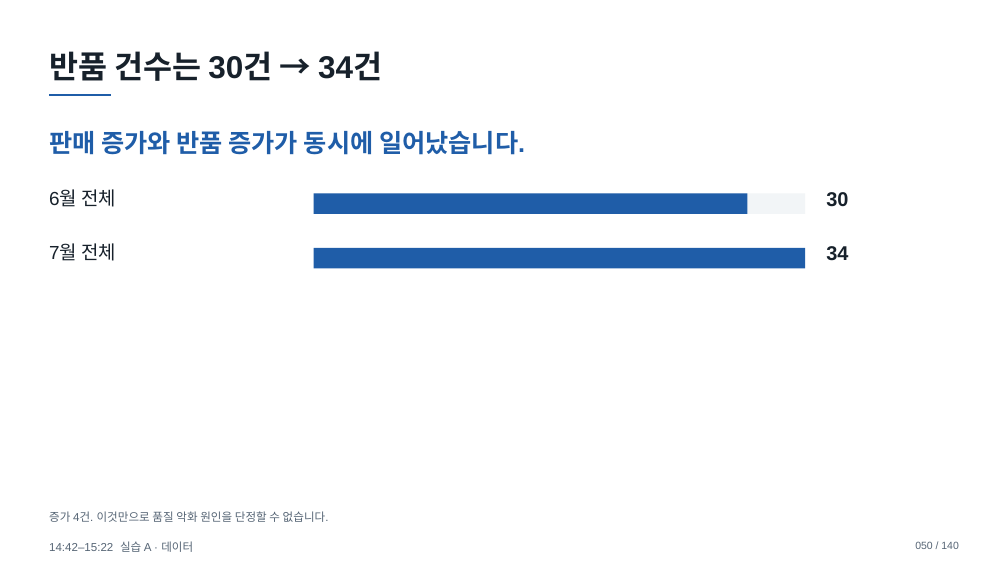
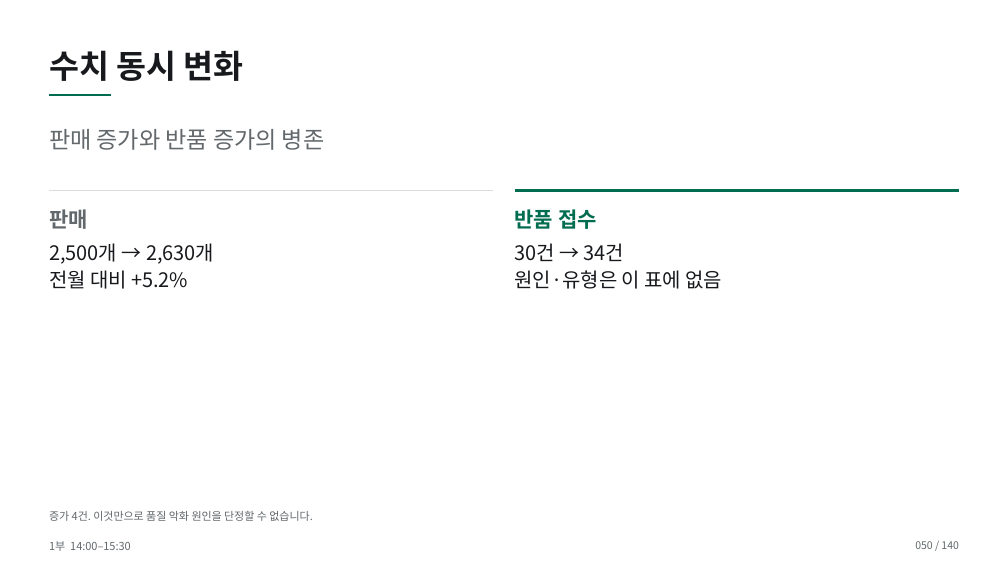
Before and after one commit to smilesjcha/how-to-work-better, a slide deck: slide 50 of lectures/20261007-daeryzen-ai-office/output/daeryzen-ai-office-20261007.pptx. Drawn at 1008x567 pixels with LibreOffice and Linux fonts; fonts in the diff are those of the drawing. Boxes give left, top, right and bottom in pixels: in the first picture for what was removed or moved away, otherwise in the second. Text is boxed around its words. In the diff, an @@ line names an element or a change of style, - is before the commit and + after.

```diff
--- a/lectures/20261007-daeryzen-ai-office/output/daeryzen-ai-office-20261007.pptx
+++ b/lectures/20261007-daeryzen-ai-office/output/daeryzen-ai-office-20261007.pptx
@@ text at (49, 50, 244, 81): text changed; size 30 to 31 pt; font Arial to Noto Sans CJK KR; text colour #17212B to #17191C @@
-반품 건수는 30건 → 34건
+수치 동시 변화
@@ line (49, 95) - (111, 95): stroke #1F5DA8 2.2 pt to #006C50 2.2 pt @@
@@ text at (49, 129, 324, 150): text changed; size 24 to 22 pt; font Arial to Noto Sans CJK KR; text colour #1F5DA8 to #62686B; bold off @@
-판매 증가와 반품 증가가 동시에 일어났습니다.
+판매 증가와 반품 증가의 병존
@@ text removed at (49, 189, 116, 207) @@
-6월 전체
@@ line added from (49, 191) to (494, 191), #D9DDDE 1 pt @@
@@ text added at (49, 209, 88, 229), 20 pt, text #62686B, bold @@
+판매
@@ rectangle removed at (314, 194, 805, 214) @@
@@ rectangle removed at (314, 194, 748, 214) @@
@@ line added from (515, 191) to (959, 191), #006C50 2.2 pt @@
@@ text added at (515, 209, 597, 229), 20 pt, text #006C50, bold @@
+반품 접수
@@ text removed at (826, 192, 848, 207) @@
-30
@@ text at (49, 243, 214, 289): text changed; size 18 to 19 pt; font Arial to Noto Sans CJK KR; text colour #17212B to #17191C @@
-7월 전체
+2,500개 → 2,630개
+전월 대비 +5.2%
@@ rectangle removed at (314, 248, 805, 268) @@
@@ text added at (515, 243, 723, 289), 19 pt, text #17191C @@
+30건 → 34건
+원인·유형은 이 표에 없음
@@ text removed at (826, 246, 848, 261) @@
-34
@@ text "증가 4건. 이것만으로 품질 악화 ..." at (49, 511, 313, 521): size 11 to 10.5 pt, font Arial to Noto Sans CJK KR, text colour #566575 to #62686B; line spacing 1.15 to 1.12 @@
@@ text "050 / 140" at (915, 541, 958, 549): font Arial to Noto Sans CJK KR, text colour #566575 to #62686B; line spacing 1.15 to 1.12 @@
@@ text at (49, 541, 131, 551): text changed; size 11 to 10.5 pt; font Arial to Noto Sans CJK KR; text colour #566575 to #62686B @@
-14:42–15:22 실습 A · 데이터
+1부 14:00–15:30
```
Also in this commit, not shown: 138 other slides changed, 1 slide added, 1 slide removed, 21 other files.
